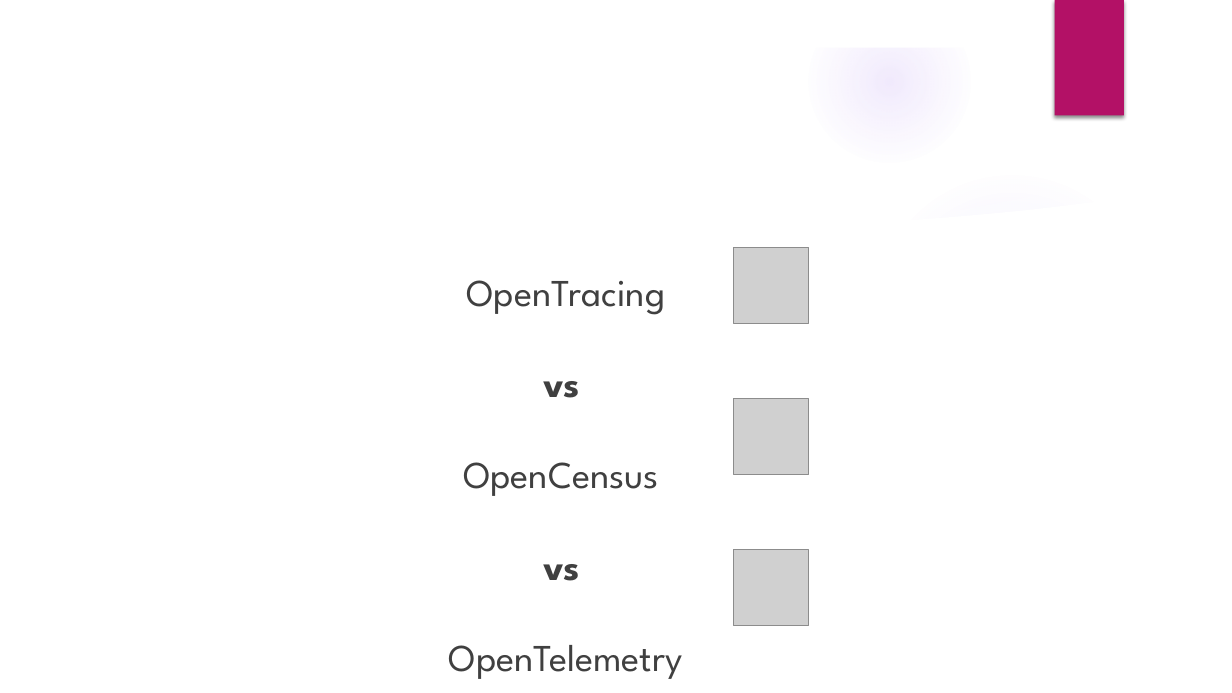
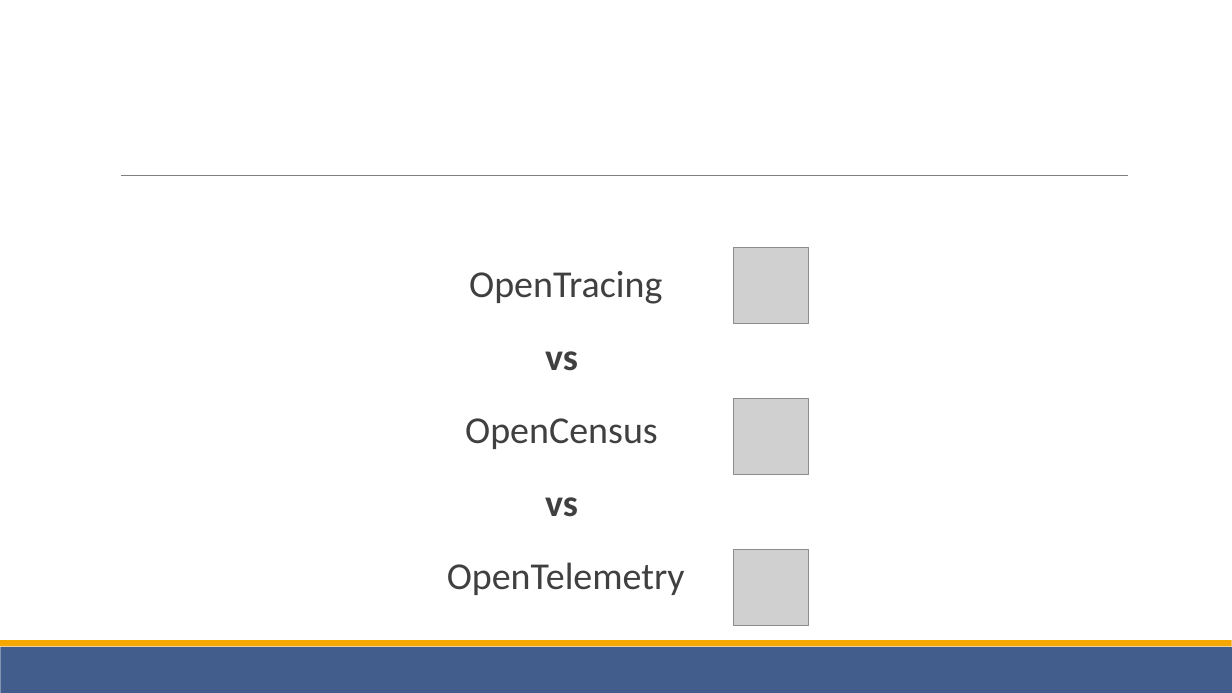
Before and after one commit to lukasz-pyrzyk/opentelemetry-demo, a slide deck: slide 11 of OpenTelemetry.pptx (slide 3 before the commit). Drawn at 1232x693 pixels with LibreOffice and Linux fonts; fonts in the diff are those of the drawing; grey boxes stand for pictures; background and template pictures are left out. Boxes give left, top, right and bottom in pixels: in the first picture for what was removed or moved away, otherwise in the second. Text is boxed around its words. In the diff, an @@ line names an element or a change of style, - is before the commit and + after.

Commit message:
Finished slides 1-10

```diff
--- a/OpenTelemetry.pptx
+++ b/OpenTelemetry.pptx
@@ group removed at <box>0,0,1232,693</box>: 4 ellipses, 3 freeform shapes @@
@@ rectangle removed at <box>1055,0,1124,116</box> @@
@@ line added from (121, 176) to (1128, 176), #808080 0.5 pt @@
@@ text "OpenTracing vs OpenCensus vs OpenTelemetry" at <box>447,271,685,595</box>: font League Spartan to Calibri; line spacing 1 to 0.8; more space between paragraphs @@
@@ rectangle added at <box>0,647,1232,693</box>, fill #425C8B @@
@@ rectangle added at <box>0,640,1232,647</box>, fill #F5A800 @@
```
Also in this commit, not shown: 5 other slides changed, 13 slides added, 5 slides removed.
